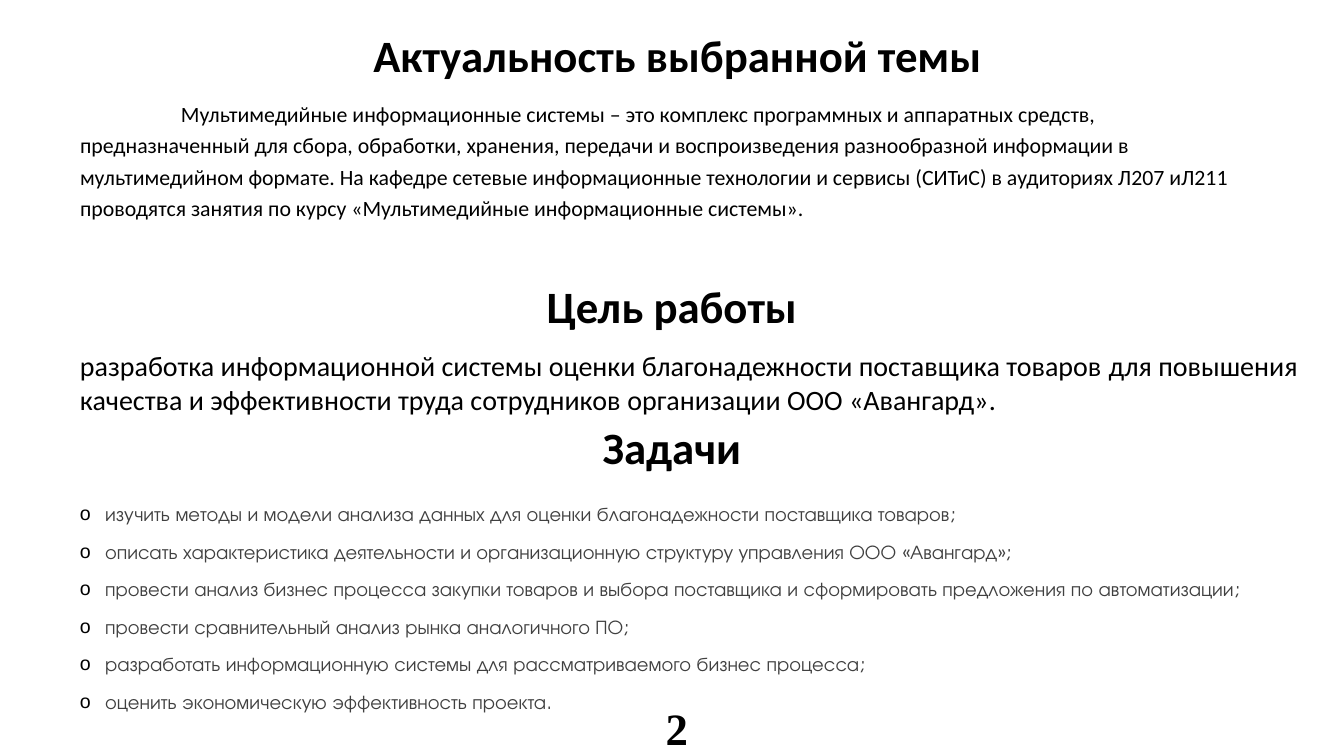
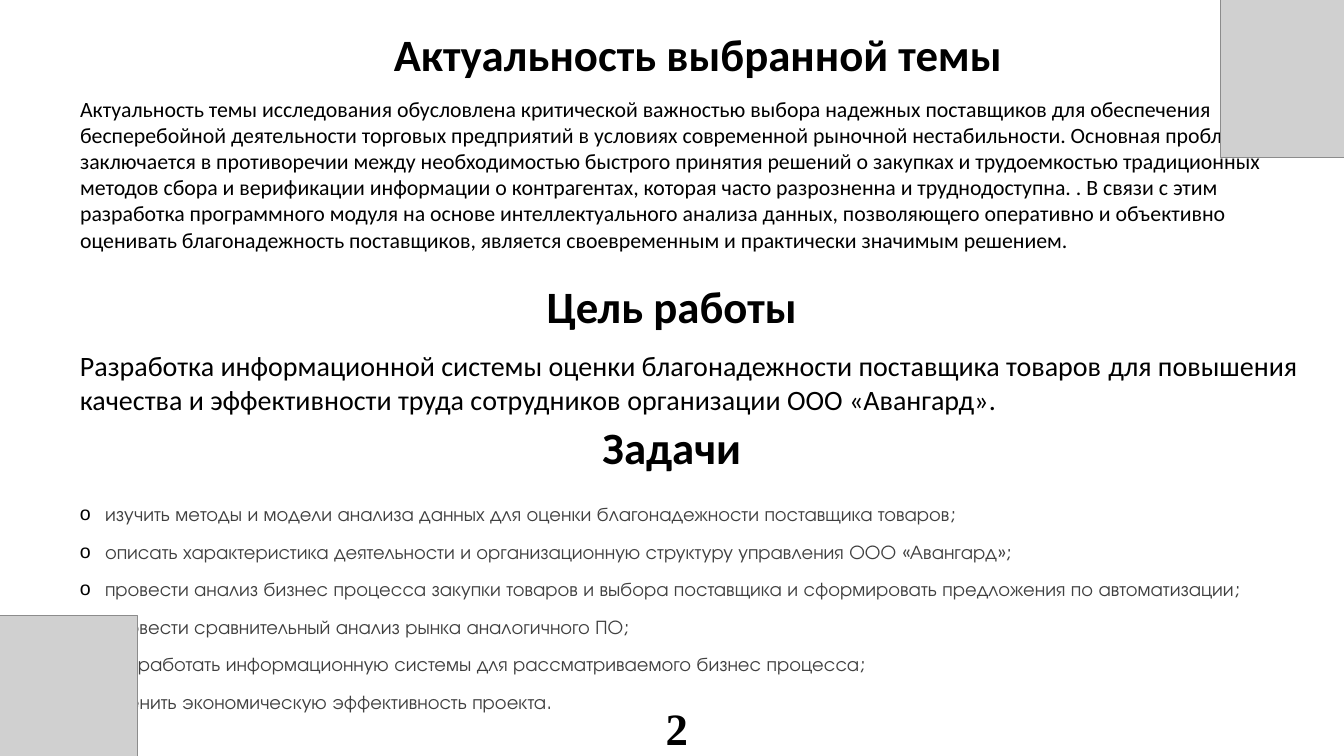
Before and after one commit to lilvolcanointhenighttime/diplom, a slide deck: slide 2 of Презентацияя.pptx. Drawn at 1344x756 pixels with LibreOffice and Linux fonts; fonts in the diff are those of the drawing; grey boxes stand for pictures. Boxes give left, top, right and bottom in pixels: in the first picture for what was removed or moved away, otherwise in the second. Text is boxed around its words. In the diff, an @@ line names an element or a change of style, - is before the commit and + after.

```diff
--- a/Презентацияя.pptx
+++ b/Презентацияя.pptx
@@ title "Актуальность выбранной темы" at box(394, 40, 1001, 78): alignment left to centre @@
@@ picture added at box(1221, 0, 1344, 157) @@
@@ text at box(80, 102, 1260, 252): text changed @@
-Мультимедийные информационные системы – это комплекс программных и аппаратных средств, предназначенный для сбора, обработки, хранения, передачи и воспроизведения разнообразной информации в мультимедийном формате. На кафедре сетевые информационные технологии и сервисы (СИТиС) в аудиториях Л207 иЛ211 проводятся занятия по курсу «Мультимедийные информационные системы».
+Актуальность темы исследования обусловлена критической важностью выбора надежных поставщиков для обеспечения бесперебойной деятельности торговых предприятий в условиях современной рыночной нестабильности. Основная проблема заключается в противоречии между необходимостью быстрого принятия решений о закупках и трудоемкостью традиционных методов сбора и верификации информации о контрагентах, которая часто разрозненна и труднодоступна. . В связи с этим разработка программного модуля на основе интеллектуального анализа данных, позволяющего оперативно и объективно оценивать благонадежность поставщиков, является своевременным и практически значимым решением.
@@ text at box(80, 357, 1297, 415): text changed @@
-разработка информационной системы оценки благонадежности поставщика товаров для повышения качества и эффективности труда сотрудников организации ООО «Авангард».
+Разработка информационной системы оценки благонадежности поставщика товаров для повышения качества и эффективности труда сотрудников организации ООО «Авангард».
@@ picture added at box(0, 616, 137, 756) @@
```
Also in this commit, not shown: 15 other slides changed, 2 slides added, 2 slides removed, 1 other file.
